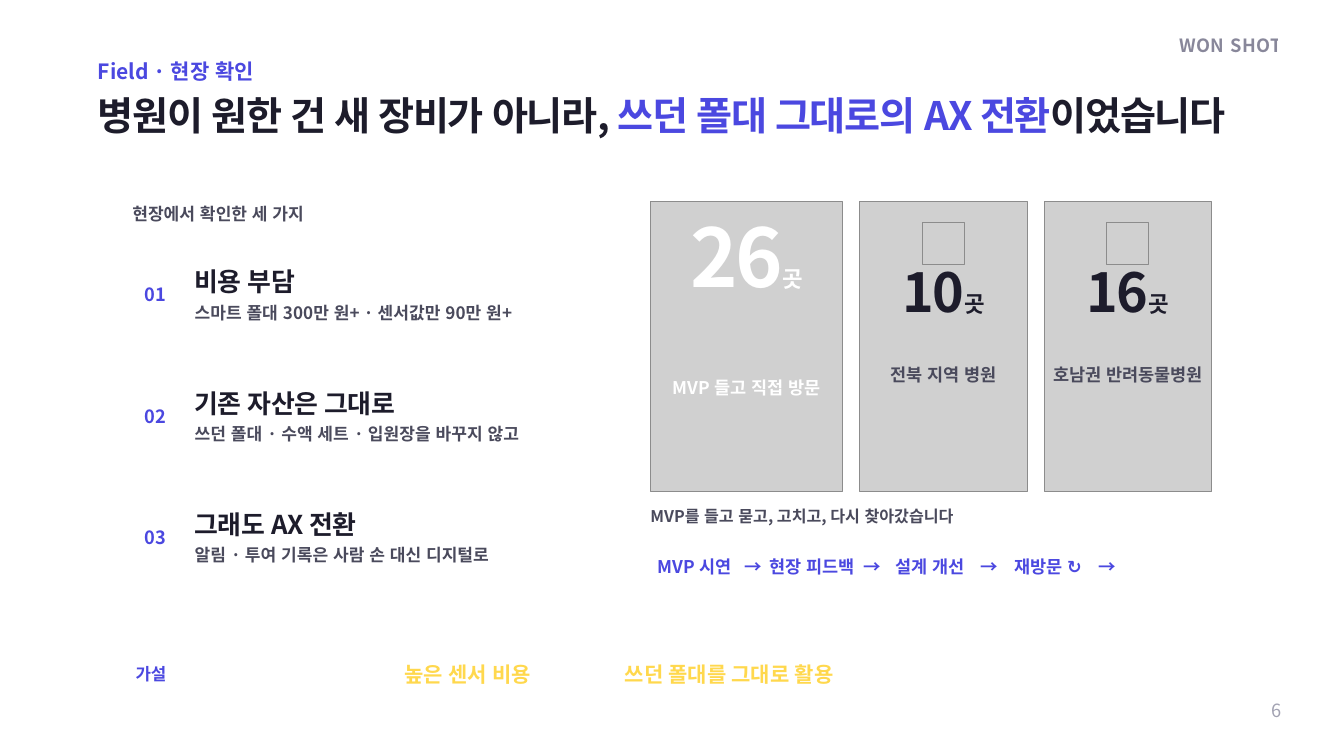
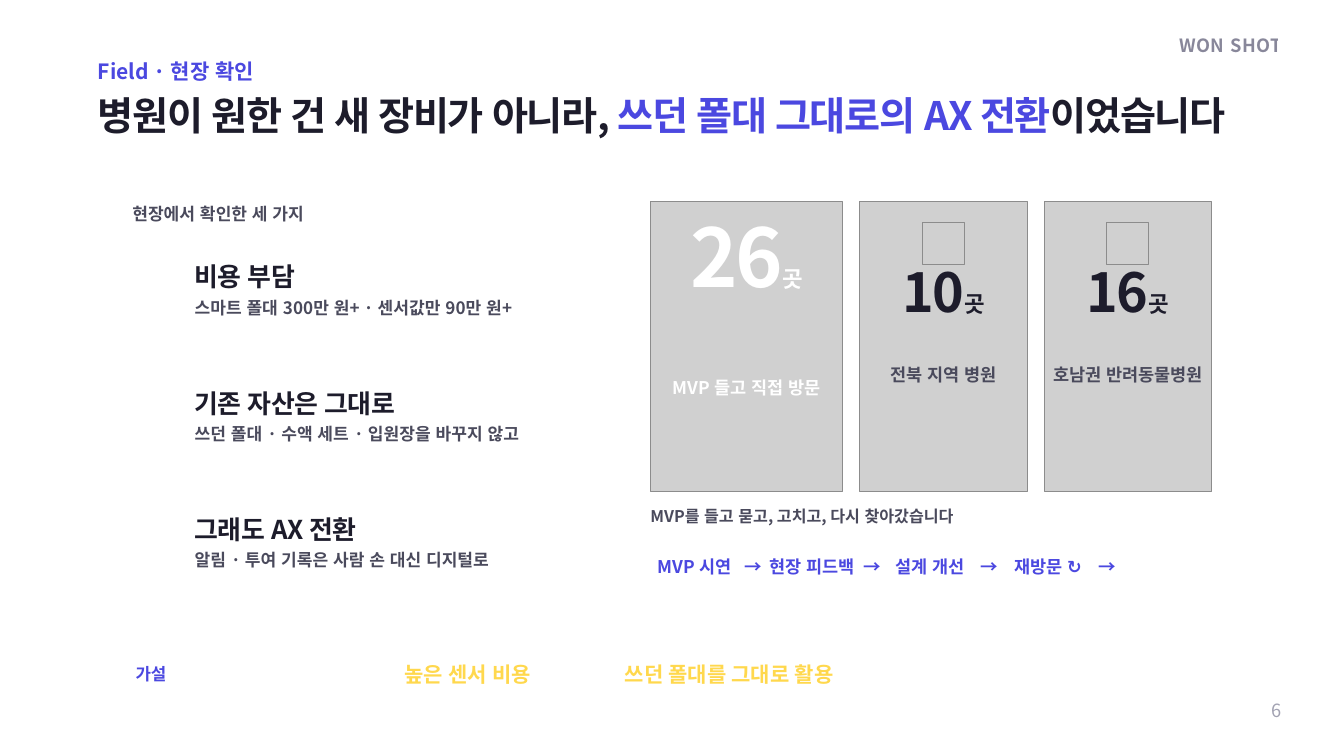
Before and after one commit to yhkwon2004/pet_test, a slide deck: slide 6 of export/INFU-RETRO_IR_WON-SHOT_editable.pptx. Drawn at 1344x756 pixels with LibreOffice and Linux fonts; fonts in the diff are those of the drawing; grey boxes stand for pictures; background and template pictures are left out. Boxes give left, top, right and bottom in pixels: in the first picture for what was removed or moved away, otherwise in the second. Text is boxed around its words. In the diff, an @@ line names an element or a change of style, - is before the commit and + after.

```diff
--- a/export/INFU-RETRO_IR_WON-SHOT_editable.pptx
+++ b/export/INFU-RETRO_IR_WON-SHOT_editable.pptx
@@ text "비용 부담": place and size @@
-text "비용 부담" at box(195, 269, 295, 294)
+text "비용 부담" at box(195, 264, 295, 289)
@@ text "스마트 폴대 300만 원+ · ...": place and size @@
-text "스마트 폴대 300만 원+ · ..." at box(195, 304, 512, 321)
+text "스마트 폴대 300만 원+ · ..." at box(195, 299, 512, 316)
@@ text colour #4B48E0 to #FFFFFF in 3 elements at box(138, 405, 172, 432), box(139, 279, 171, 306), box(137, 531, 172, 558) @@
@@ text "그래도 AX 전환": place and size @@
-text "그래도 AX 전환" at box(195, 512, 356, 537)
+text "그래도 AX 전환" at box(195, 517, 356, 542)
@@ text "알림 · 투여 기록은 사람 ...": place and size @@
-text "알림 · 투여 기록은 사람 ..." at box(195, 546, 489, 563)
+text "알림 · 투여 기록은 사람 ..." at box(195, 551, 489, 568)
```
Also in this commit, not shown: 19 other slides changed, 2 slides added, 2 other files.
